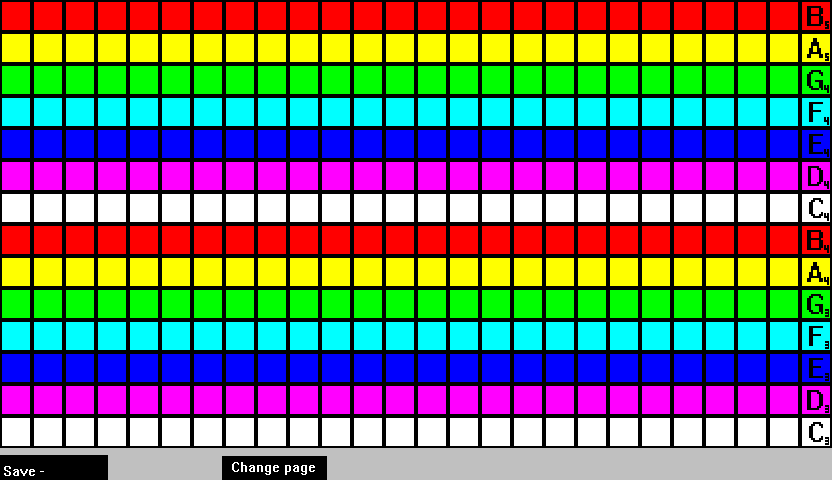
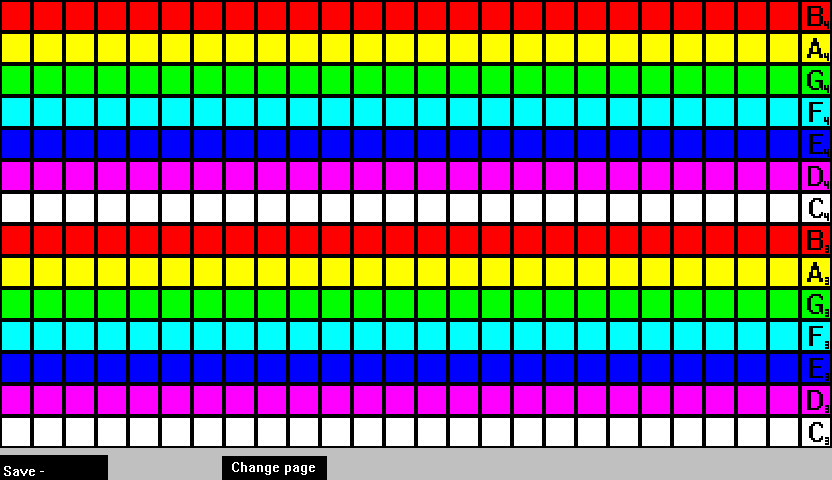
Layers edited between the first and the second 832px x 480px image:
painted on "Pasted Layer" over [824, 21, 829, 285]
